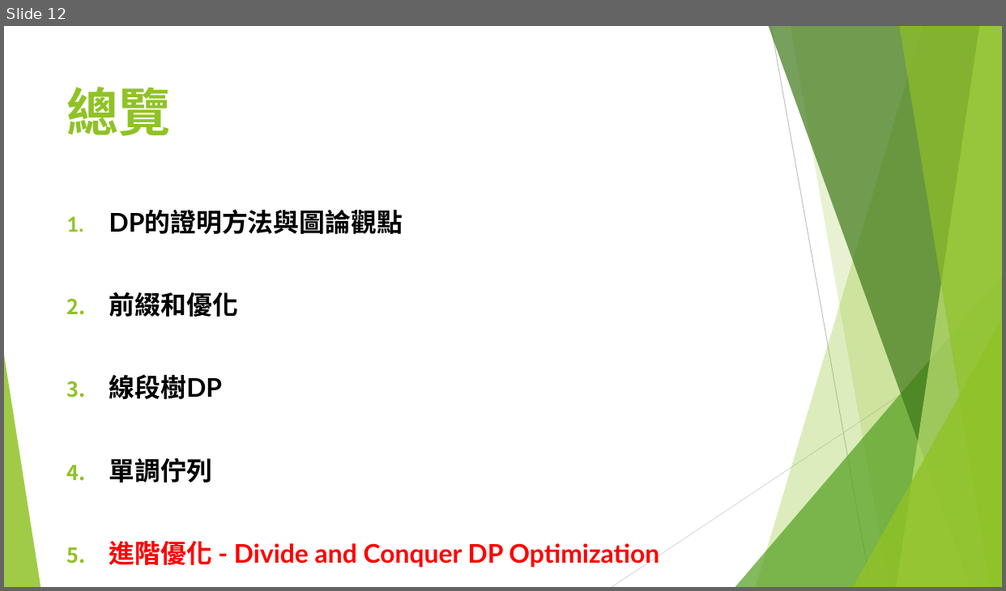
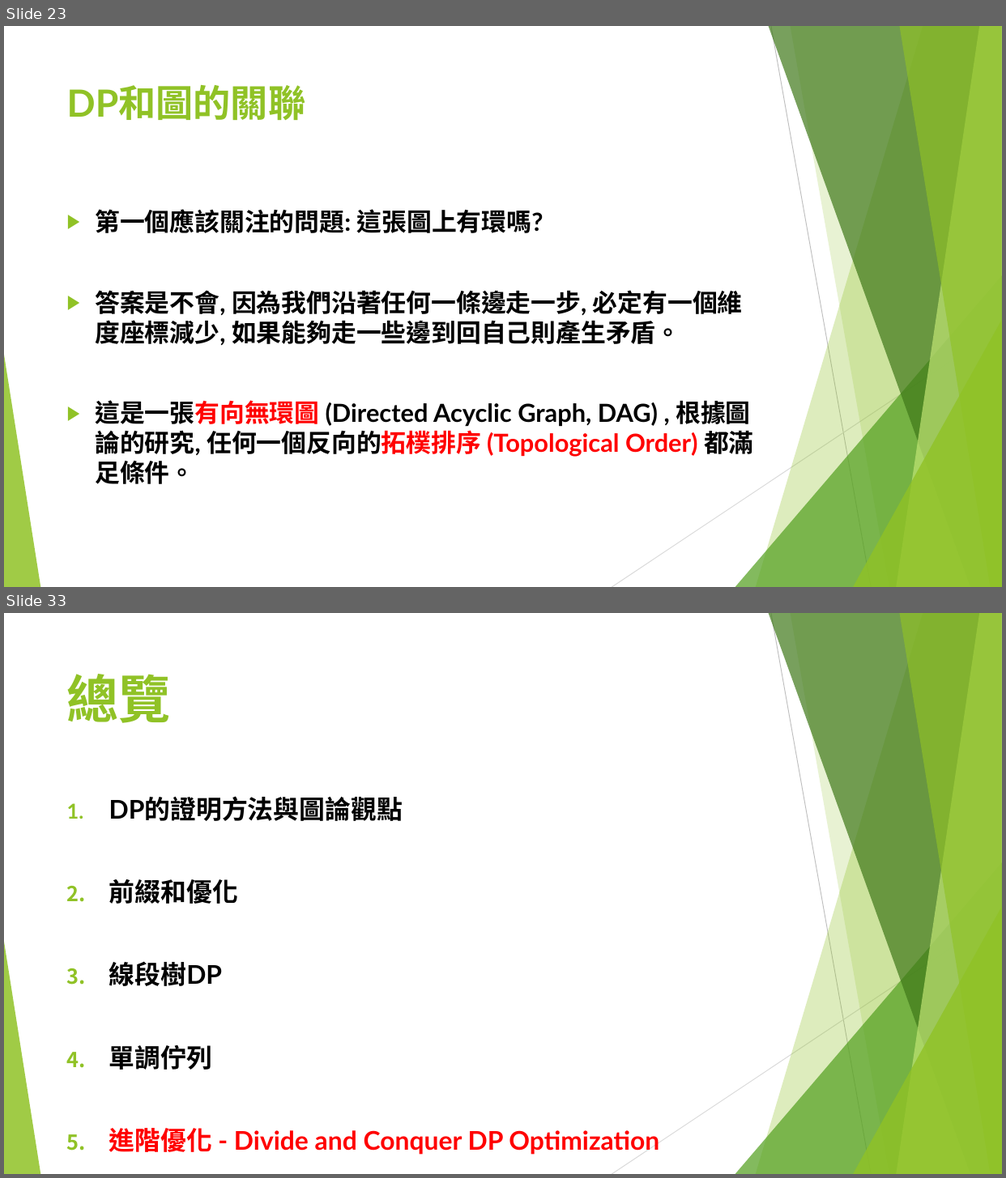
Before and after one commit to S920105123/DP2, a slide deck: presentation/進階動態規劃.pptx. Shown one above the other, each under a label of ours: slide 12 before the commit, slides 23 and 33 after it; the slides between them are not shown. The pictures are 1006x591 and 1006x1178 pixels, drawn with LibreOffice and Linux fonts; fonts in the diff are those of the drawing. Boxes give left, top, right and bottom in pixels: in the first picture for what was removed or moved away, otherwise in the second. Text is boxed around its words. In the diff, an @@ line names an element or a change of style, - is before the commit and + after.

```diff
--- a/presentation/進階動態規劃.pptx
+++ b/presentation/進階動態規劃.pptx
@@ slide 23 added at (4, 26, 1002, 587), background #FFFFFF; not listed: 10 template elements that a slide beside it also shows @@
@@ title added at (67, 85, 306, 120), 36 pt, text #90C226, bold @@
+DP和圖的關聯
@@ text added at (95, 209, 754, 484), 24 pt, text #000000, bold @@
+▶ 第一個應該關注的問題: 這張圖上有環嗎?
+▶ 答案是不會, 因為我們沿著任何一條邊走一步, 必定有一個維度座標減少, 如果能夠走一些邊到回自己則產生矛盾。
+▶ 這是一張有向無環圖 (Directed Acyclic Graph, DAG) , 根據圖論的研究, 任何一個反向的拓樸排序 (Topological Order) 都滿足條件。
@@ what was slide 12 is now slide 33 @@
```
Also in this commit, not shown: 2 slides changed, 20 other slides added.
